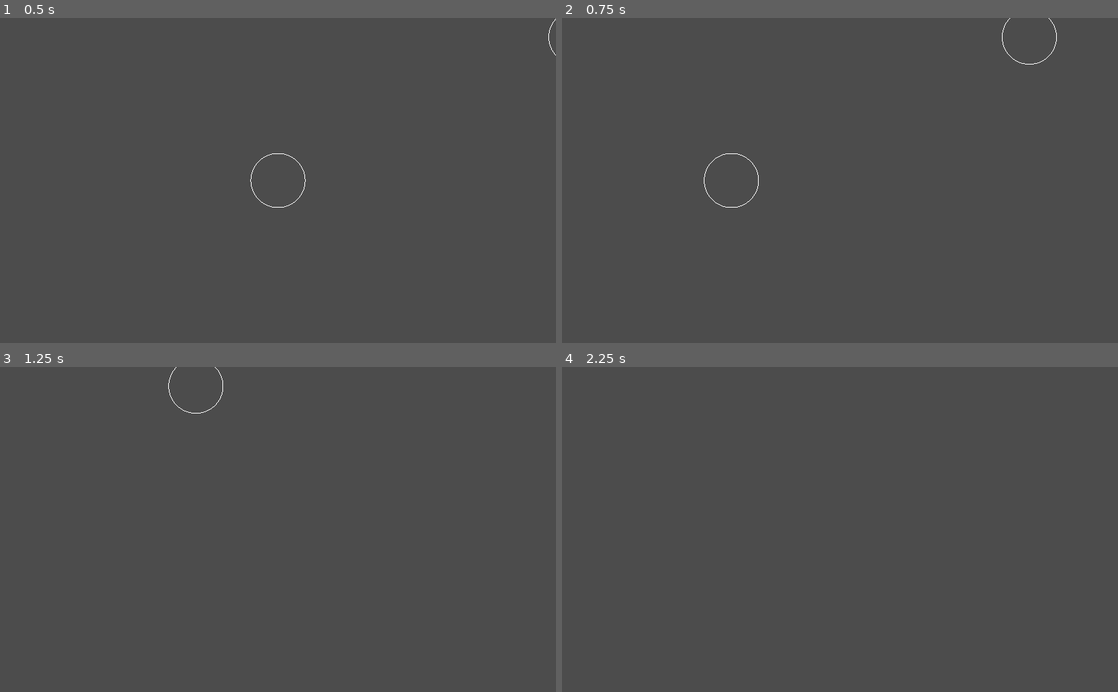
Above: before the commit, frames 1-4 (two rows, left to right).
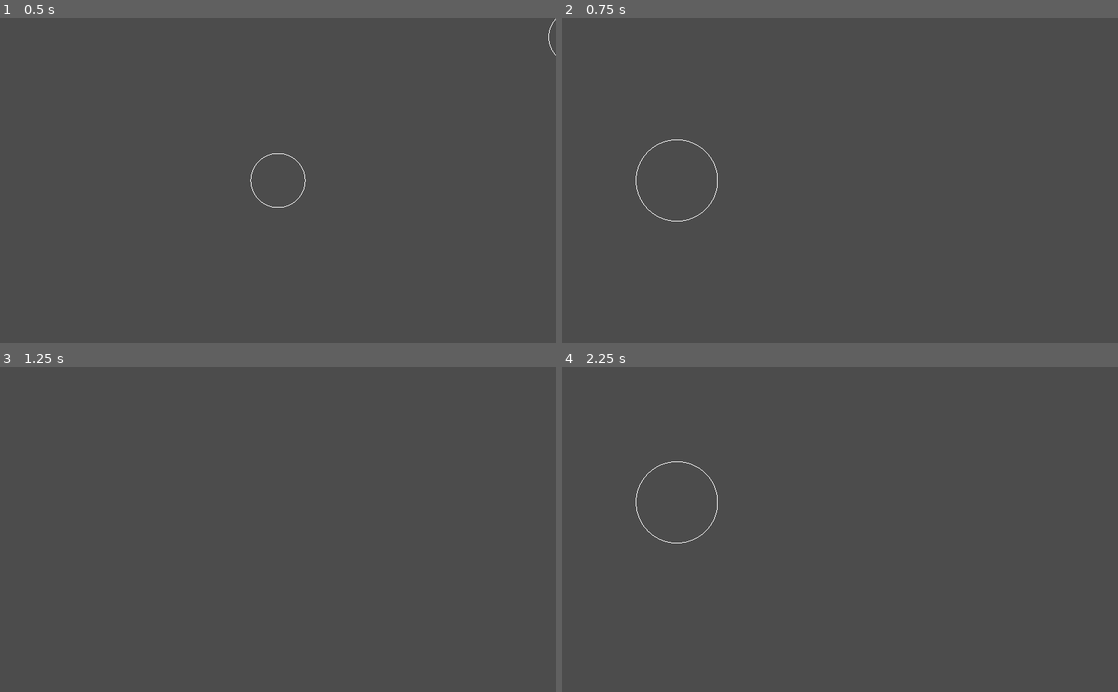
Above: after the commit, the same moments.

Repository: ftvkyo/baburu-kaosu
Game: Godot game, scene res://Main.tscn
Same seed, same stepped clock (60 frames per second), same inputs: the game is played once before the commit and once after it.
Inputs:
- Up to frame 1 (0.5 s): no input
- Up to frame 2 (0.75 s): tap Enter at 0.5 s; hold Right (ui_right) from 0.53 s (still down); hold = (ui_zoom_in, bound only after the commit) from 0.53 s (still down)
- Up to frame 3 (1.25 s): keep holding Right (ui_right); keep holding = (ui_zoom_in, bound only after the commit); tap - (ui_zoom_out, bound only after the commit) at 0.8 s
- Up to frame 4 (2.25 s): release Right (ui_right) at 1.28 s; release = (ui_zoom_in, bound only after the commit) at 1.28 s; hold Down (ui_down) 1.28-2.03 s; tap - (ui_zoom_out, bound only after the commit) at 1.35 s; tap = (ui_zoom_in, bound only after the commit) at 1.55 s; tap R (ui_reset, bound only after the commit) at 2 s; hold Right (ui_right) from 2.03 s (still down); hold = (ui_zoom_in, bound only after the commit) from 2.03 s (still down)

Frame 1 is identical in both runs. In frame 2, 0.2% of the frame differs, in the area x 13-89%, y 0-63%; in frame 3, less than 0.1%; in frame 4, less than 0.1%.

Commit message:
Add camera zoom and reset

Diff:
--- a/Main.gd
+++ b/Main.gd
@@ -24,6 +24,9 @@
 
 
 func _process(delta):
+	if Input.is_action_just_pressed("ui_reset"):
+		$PlayerCamera.reset(bubbles[current_bubble].position)
+
 	if Input.is_action_just_pressed("toggle_fullscreen"):
 		OS.set_window_fullscreen(!OS.window_fullscreen)
 
--- a/PlayerCamera.gd
+++ b/PlayerCamera.gd
@@ -2,6 +2,9 @@
 
 
 export var CameraSpeed = 1000
+export var ZoomSpeed = 2
+export var ZoomClosest = 0.25
+export var ZoomFurthest= 5
 
 
 func _ready():
@@ -17,3 +20,16 @@
 		position.x -= CameraSpeed * delta
 	if Input.is_action_pressed("ui_right"):
 		position.x += CameraSpeed * delta
+
+	if Input.is_action_pressed("ui_zoom_in"):
+		zoom *= 1 - ZoomSpeed * delta
+	if Input.is_action_pressed("ui_zoom_out"):
+		zoom *= 1 + ZoomSpeed * delta
+
+	zoom.x = clamp(zoom.x, ZoomClosest, ZoomFurthest)
+	zoom.y = clamp(zoom.y, ZoomClosest, ZoomFurthest)
+
+
+func reset(pos):
+	position = pos
+	zoom = Vector2.ONE
--- a/project.godot
+++ b/project.godot
@@ -30,6 +30,21 @@
 "events": [ Object(InputEventKey,"resource_local_to_scene":false,"resource_name":"","device":0,"alt":false,"shift":false,"control":false,"meta":false,"command":false,"pressed":false,"scancode":70,"physical_scancode":0,"unicode":0,"echo":false,"script":null)
  ]
 }
+ui_zoom_in={
+"deadzone": 0.5,
+"events": [ Object(InputEventKey,"resource_local_to_scene":false,"resource_name":"","device":0,"alt":false,"shift":false,"control":false,"meta":false,"command":false,"pressed":false,"scancode":61,"physical_scancode":0,"unicode":0,"echo":false,"script":null)
+ ]
+}
+ui_zoom_out={
+"deadzone": 0.5,
+"events": [ Object(InputEventKey,"resource_local_to_scene":false,"resource_name":"","device":0,"alt":false,"shift":false,"control":false,"meta":false,"command":false,"pressed":false,"scancode":45,"physical_scancode":0,"unicode":0,"echo":false,"script":null)
+ ]
+}
+ui_reset={
+"deadzone": 0.5,
+"events": [ Object(InputEventKey,"resource_local_to_scene":false,"resource_name":"","device":0,"alt":false,"shift":false,"control":false,"meta":false,"command":false,"pressed":false,"scancode":82,"physical_scancode":0,"unicode":0,"echo":false,"script":null)
+ ]
+}
 
 [physics]
 
